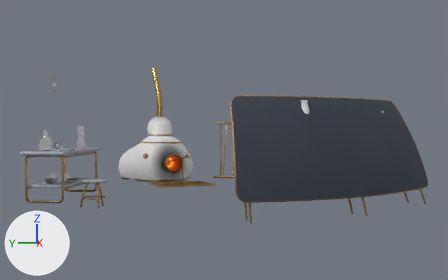
Two versions of the Blender file blender/scenes/workshop.blend, one commit apart.
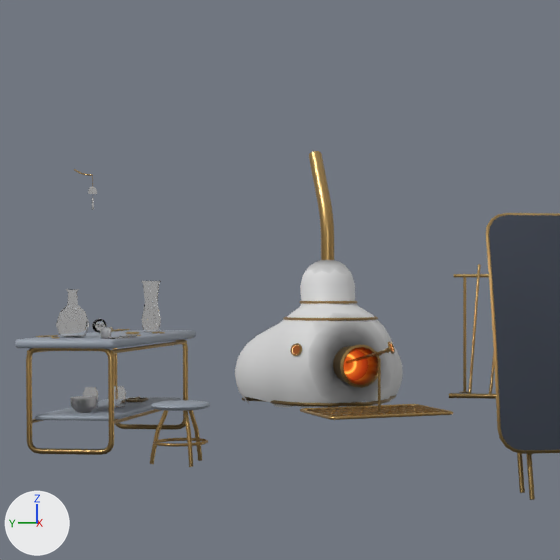
Old and new are each drawn whole from a camera (50 mm lens) standing at (-12.88, -1.77, 1.33) and looking at (-0.24, -0.45, 1.06) and again close up on the part from 3% to 59% of the width and 0% to 89% of the height. Every picture has the same lights, and +X, +Y and +Z are marked at lower left. The first two pictures are the older version.

The scene before the commit, as lines of its bpy script (objects in view):
```python
me_a0_frn_furnace01 = bpy.data.meshes.new('A0_frn_furnace01')
me_a0_frn_furnace01.from_pydata(...)  # 1543 vertices, 1884 faces; spans x -1.51..1.01, y -0.91..1.11, z -0.03..2.84
me_a0_frn_furnace01.polygons.foreach_set('use_smooth', [True] * 1884)
# faces by material slot: [824, 80, 836, 48, 96]
me_a0_frn_furnace01.materials.append(mat_a0_kiln)  # picture img_a0_atlas
me_a0_frn_furnace01.materials.append(mat_a0_fire)
me_a0_frn_furnace01.materials.append(mat_a0_brass)  # picture img_a0_atlas
me_a0_frn_furnace01.materials.append(mat_a0_ember)
me_a0_frn_furnace01.materials.append(mat_glass_milky)  # white #f9f7f1, glowing orange #ffad65
me_a0_pipe_rack01 = bpy.data.meshes.new('A0_pipe_rack01')
me_a0_pipe_rack01.from_pydata(...)  # 636 vertices, 736 faces; spans x -0.63..0.49, y -0.78..0.69, z 0.0..1.59
me_a0_pipe_rack01.polygons.foreach_set('use_smooth', [True] * 736)
me_a0_pipe_rack01.materials.append(mat_a0_brass)  # picture img_a0_atlas
me_a0_ware_bench02 = bpy.data.meshes.new('A0_ware_bench02')
me_a0_ware_bench02.from_pydata(...)  # 934 vertices, 1076 faces; spans x -0.705..0.489, y -0.141..0.161, z 0.0..0.171
me_a0_ware_bench02.polygons.foreach_set('use_smooth', [True] * 1076)
# faces by material slot: [540, 536]
me_a0_ware_bench02.materials.append(mat_glass_frosted)  # white #ffffff
me_a0_ware_bench02.materials.append(mat_glass_clear)  # white #ffffff
ob_a0_frn_furnace01 = bpy.data.objects.new('A0_frn_furnace01', me_a0_frn_furnace01)
ob_a0_frn_furnace01.location = (2.35, 1.4, 0.0)
ob_a0_pipe_rack01 = bpy.data.objects.new('A0_pipe_rack01', me_a0_pipe_rack01)
ob_a0_pipe_rack01.location = (3.466, -0.487, 0.0)
ob_a0_ware_bench02 = bpy.data.objects.new('A0_ware_bench02', me_a0_ware_bench02)
ob_a0_ware_bench02.location = (-1.55, 2.45, 0.3)
# also in view: 'A0_ware_bench01' at (-1.67, 2.43, 1.13); 'A0_shlf_board01' at (-3.0, -2.54, 1.04); 'A0_bnch_work01' at (-1.55, 2.45, 0.47); 'A0_chr_stool01' at (-3.0, 1.41, 0.23); 'A0_grt_floor01' at (1.15, 0.68, 0.02)
```
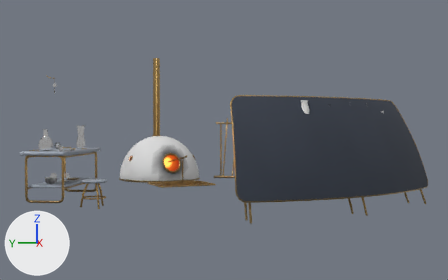
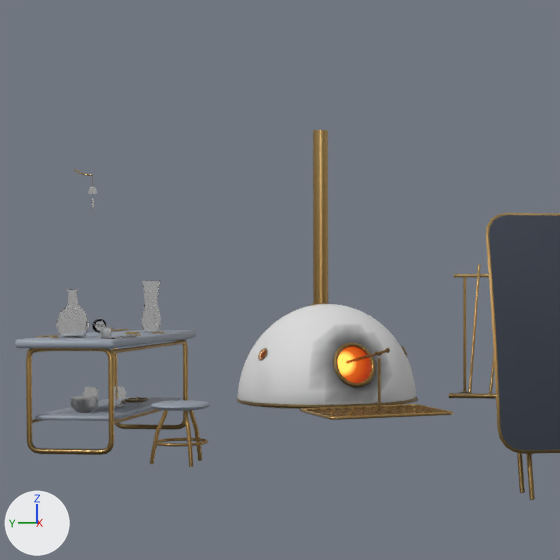
Location of each change, (x1, y1, x2, y2) in pixels of the close-ups (560 x 560 px; the box of a moved part takes in the faces that stretch with it):
'A0_frn_furnace01', reshaped (9% wider, 8% taller)
    before: (235, 151, 403, 413)
    after: (236, 130, 419, 413)
part 1 of me_a0_frn_furnace01, moved or reshaped (not visible before)
    after: (258, 348, 267, 361)
part 2 of me_a0_frn_furnace01, moved or reshaped
    before: (293, 345, 300, 354)
    after: (260, 350, 266, 358)
part 3 of me_a0_frn_furnace01, moved or reshaped (not visible afterwards)
    before: (290, 343, 302, 356)
part 4 of me_a0_frn_furnace01, rebuilt (7% wider, 29% shorter)
    before: (235, 260, 403, 408)
    after: (237, 304, 416, 409)
part 5 of me_a0_frn_furnace01, rebuilt (9% narrower)
    before: (333, 345, 379, 388)
    after: (333, 343, 375, 387)
part 6 of me_a0_frn_furnace01, rebuilt
    before: (242, 395, 397, 407)
    after: (236, 397, 419, 408)
part 7 of me_a0_frn_furnace01, rebuilt
    before: (344, 350, 368, 381)
    after: (338, 347, 371, 383)
part 8 of me_a0_frn_furnace01, added (brown)
    after: (313, 130, 328, 304)
part 9 of me_a0_frn_furnace01, deleted
    before: (283, 316, 378, 321)
part 10 of me_a0_frn_furnace01, deleted (brown)
    before: (309, 151, 334, 260)
part 11 of me_a0_frn_furnace01, deleted
    before: (299, 301, 357, 304)

The edits, one by one:
me_a0_frn_furnace01 is used by ob_a0_frn_furnace01; location (2.35, 1.4, 0.0).
me_a0_frn_furnace01 had 1543 vertices, 1884 faces and spanned x -1.51..1.01, y -0.91..1.11, z -0.03..2.84.
me_a0_frn_furnace01 now has 1502 vertices, 1505 faces and spans x -1.51..1.11, y -0.97..1.07, z 0.0..3.05.
me_a0_frn_furnace01 part 1: the loose piece of 48 vertices spanning x -0.7..-0.64, y 0.18..0.29, z 0.57..0.68 is multiplied about its middle by the matrix ((1.089, 0.367, 0.266), (-0.37, 1.12, -0.027), (-0.261, -0.059, 1.149)), then moved by (0.12, 0.4, -0.06), in mat_a0_brass (picture img_a0_atlas).
me_a0_frn_furnace01 part 2: the loose piece of 25 vertices spanning x -0.69..-0.64, y 0.19..0.28, z 0.57..0.67 is multiplied about its middle by the matrix ((0.914, 0.195, 0.356), (-0.26, 0.955, 0.145), (-0.312, -0.225, 0.923)), then moved by (0.13, 0.39, -0.06).
me_a0_frn_furnace01 part 3: the loose piece of 48 vertices spanning x -0.71..-0.63, y 0.17..0.3, z 0.55..0.69 is multiplied about its middle by the matrix ((0.774, 0.26, 0.189), (-0.263, 0.795, -0.019), (-0.186, -0.042, 0.816)), then moved by (0.13, 0.39, -0.06), in mat_glass_milky (white #f9f7f1, glowing orange #ffad65).
me_a0_frn_furnace01 part 4: the loose piece of 496 vertices spanning x -0.74..1.01, y -0.74..1.11, z -0.03..1.6 is rebuilt with 533 vertices and now spans x -0.9..1.1, y -0.94..1.06, z 0.0..1.1.
me_a0_frn_furnace01 part 5: the loose piece of 140 vertices spanning x -0.94..-0.43, y -0.68..-0.15, z 0.23..0.69 is rebuilt with 144 vertices and now spans x -0.82..-0.5, y -0.6..-0.18, z 0.23..0.7.
me_a0_frn_furnace01 part 6: the loose piece of 128 vertices spanning x -0.72..0.94, y -0.67..1.01, z 0.02..0.05 is rebuilt with 144 vertices and now spans x -0.91..1.11, y -0.97..1.07, z 0.02..0.05.
me_a0_frn_furnace01 part 7: the loose piece of 81 vertices spanning x -0.74..-0.4, y -0.54..-0.17, z 0.29..0.63 is rebuilt with 169 vertices and now spans x -0.8..-0.31, y -0.58..-0.09, z 0.25..0.67.
me_a0_frn_furnace01 part 8: a new loose piece of 32 vertices spanning x 0.21..0.38, y 0.09..0.25, z 1.02..3.05, in mat_a0_brass (picture img_a0_atlas).
me_a0_frn_furnace01 part 9: the loose piece of 120 vertices spanning x -0.53..0.53, y -0.53..0.53, z 0.92..0.96 is deleted.
me_a0_frn_furnace01 part 10: the loose piece of 66 vertices spanning x 0.01..0.53, y -0.02..0.35, z 1.55..2.84 is deleted.
me_a0_frn_furnace01 part 11: 96 vertices removed from x -0.27..0.4, y -0.29..0.37, z 1.11..1.13.
Other edits to the shape of me_a0_frn_furnace01 do not show in these pictures.
